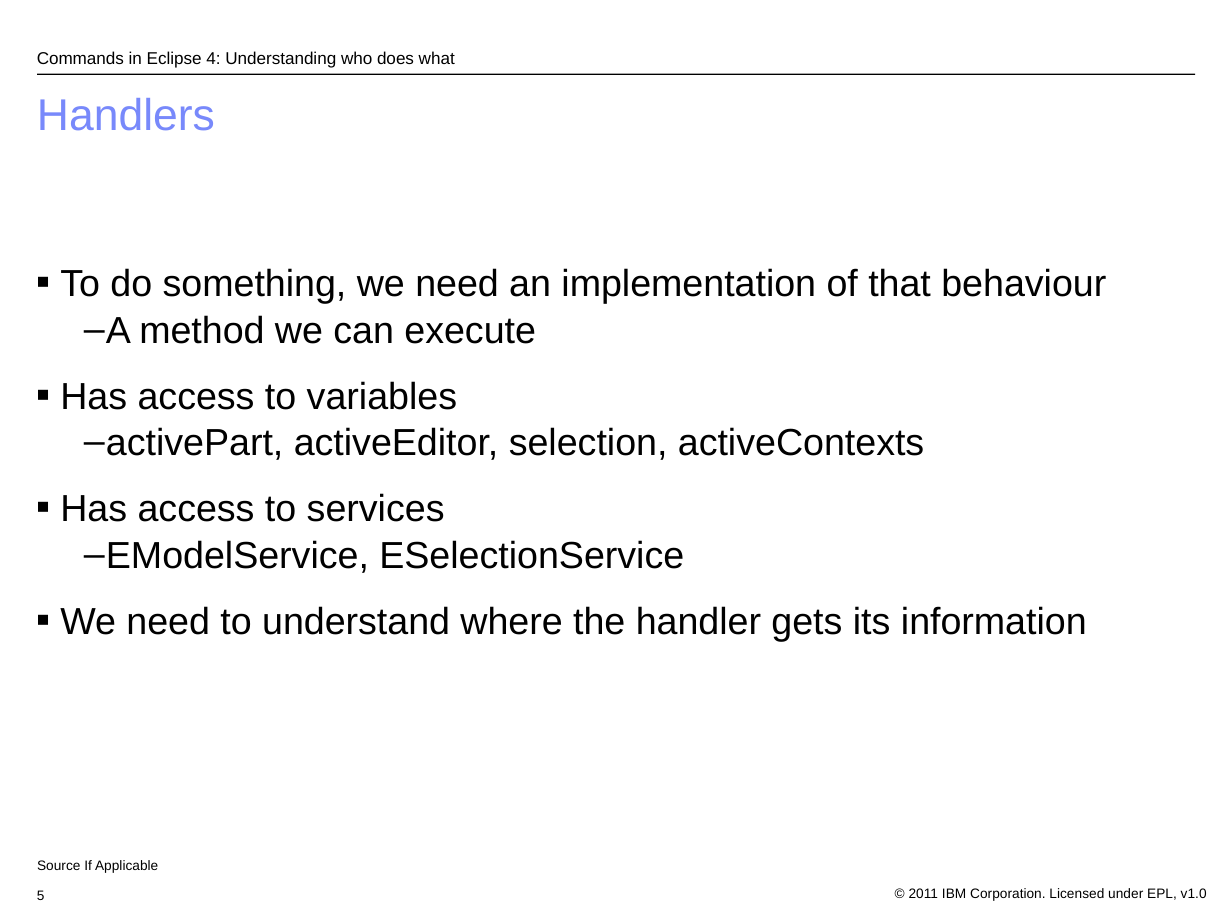
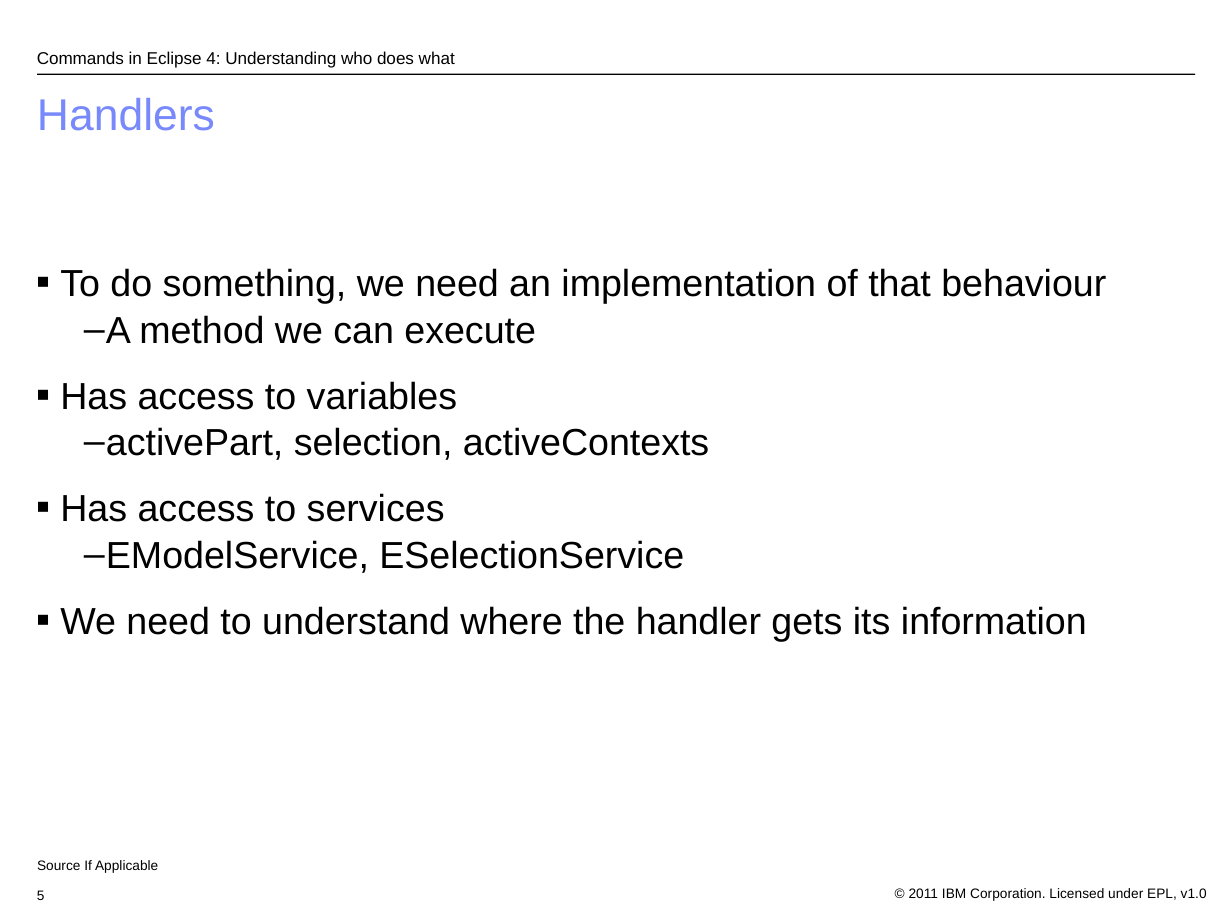
Before and after one commit to eclipse-platform/www.eclipse.org-eclipse-news, a slide deck: slide 5 of platform-ui/econ2011/e4Commands_v01.odp. Drawn at 1232x924 pixels with LibreOffice and Linux fonts; fonts in the diff are those of the drawing; background and template pictures are left out. Boxes give left, top, right and bottom in pixels: in the first picture for what was removed or moved away, otherwise in the second. Text is boxed around its words. In the diff, an @@ line names an element or a change of style, - is before the commit and + after.

```diff
--- a/platform-ui/econ2011/e4Commands_v01.odp
+++ b/platform-ui/econ2011/e4Commands_v01.odp
@@ text at (x1=106, y1=427, x2=709, y2=460): text changed @@
-  – activePart, activeEditor, selection, activeContexts
+  – activePart, selection, activeContexts
```
Also in this commit, not shown: 3 other slides changed.
